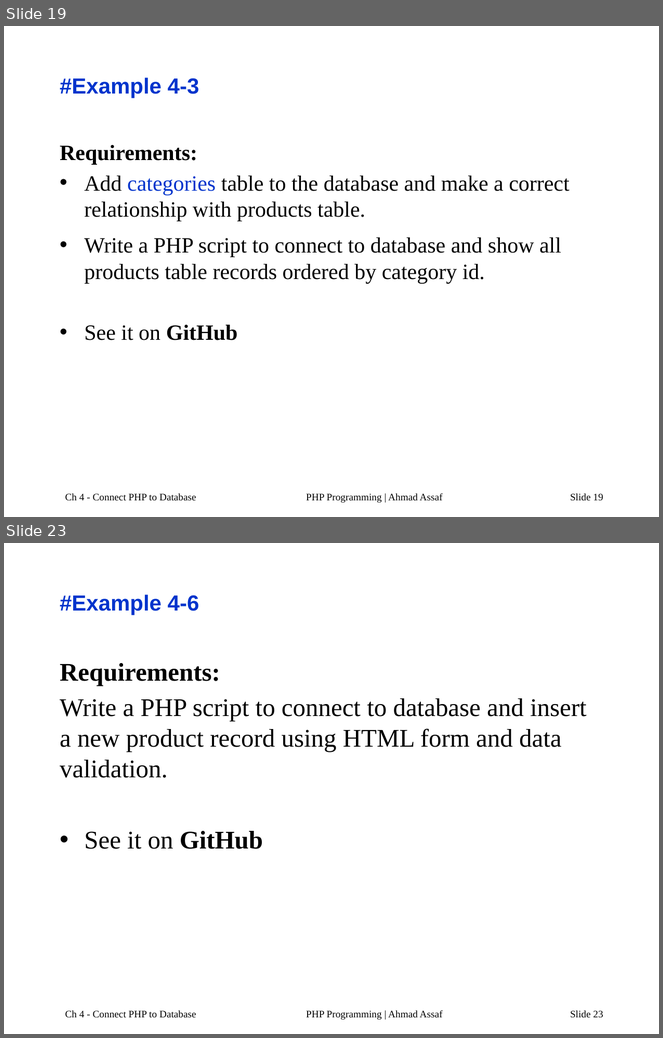
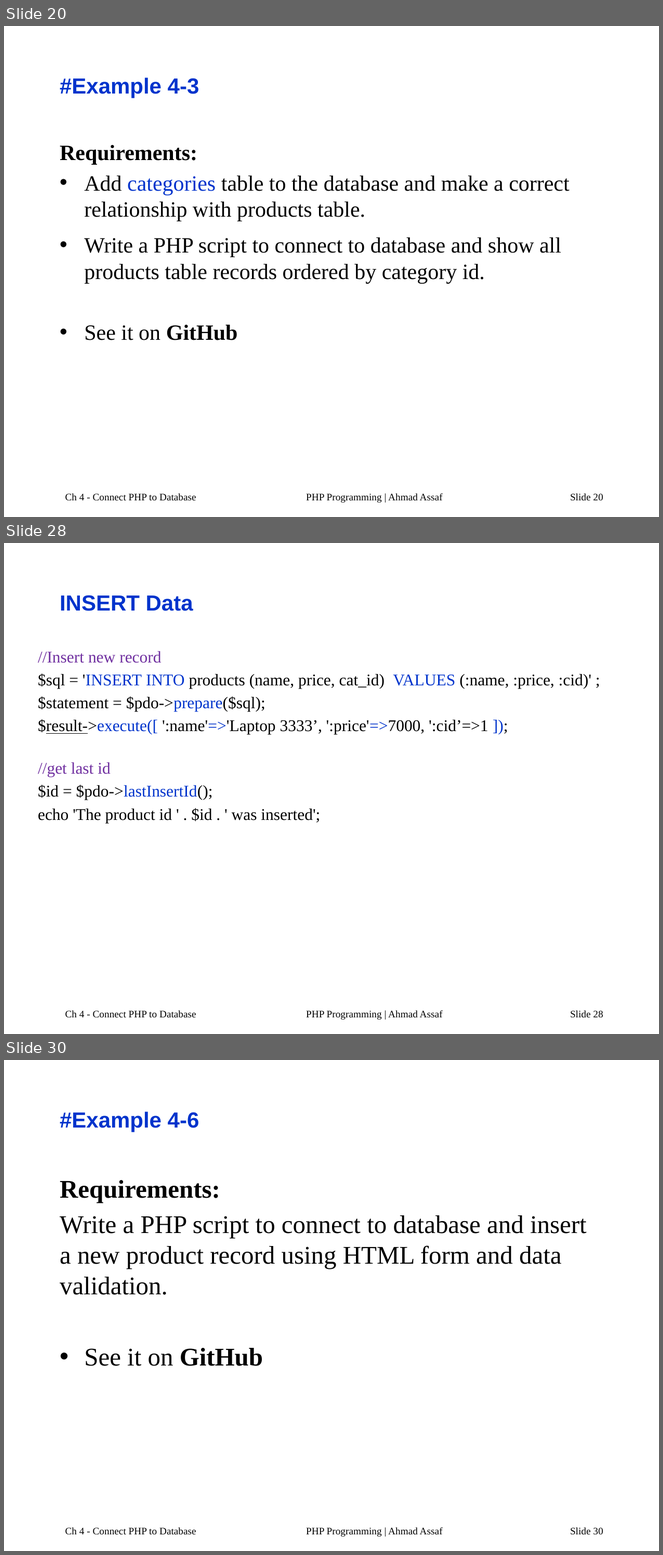
Before and after one commit to AhmadAssafCode/PHP2211, a slide deck: others/PHP-Ch4a.pptx. Shown one above the other, each under a label of ours: slides 19 and 23 before the commit, slides 20, 28 and 30 after it; the slides between them are not shown. The pictures are 663x1038 and 663x1555 pixels, drawn with LibreOffice and Linux fonts; fonts in the diff are those of the drawing. Boxes give left, top, right and bottom in pixels: in the first picture for what was removed or moved away, otherwise in the second. Text is boxed around its words. In the diff, an @@ line names an element or a change of style, - is before the commit and + after.

Commit message:
prepare

```diff
--- a/others/PHP-Ch4a.pptx
+++ b/others/PHP-Ch4a.pptx
@@ slide 28 added at bbox=[4, 543, 659, 1034], background #FFFFFF @@
@@ title added at bbox=[60, 595, 193, 611], 24 pt, text #0033CC, bold @@
+INSERT Data
@@ text added at bbox=[38, 651, 592, 823], 18 pt, text #000000 @@
+//Insert new record
+$sql = 'INSERT INTO products (name, price, cat_id) VALUES (:name, :price, :cid)' ;
+$statement = $pdo->prepare($sql);
+$result->execute([ ':name'=>'Laptop 3333’, ':price'=>7000, ':cid’=>1 ]);
+//get last id
+$id = $pdo->lastInsertId();
+echo 'The product id ' . $id . ' was inserted';
@@ text added at bbox=[65, 1010, 196, 1018], 11 pt, text #000000 @@
+Ch 4 - Connect PHP to Database
@@ text added at bbox=[306, 1010, 443, 1020], 11 pt, text #000000 @@
+PHP Programming | Ahmad Assaf
@@ page number added at bbox=[570, 1010, 603, 1018], 11 pt, text #000000 @@
+Slide 28
@@ what was slide 19 is now slide 20 @@
@@ page number at bbox=[570, 493, 603, 501]: text changed @@
-Slide 19
+Slide 20
@@ what was slide 23 is now slide 30 @@
@@ page number at bbox=[570, 1527, 603, 1535]: text changed @@
-Slide 23
+Slide 30
```
Also in this commit, not shown: 7 slides changed, 5 other slides added, 1 other file.
